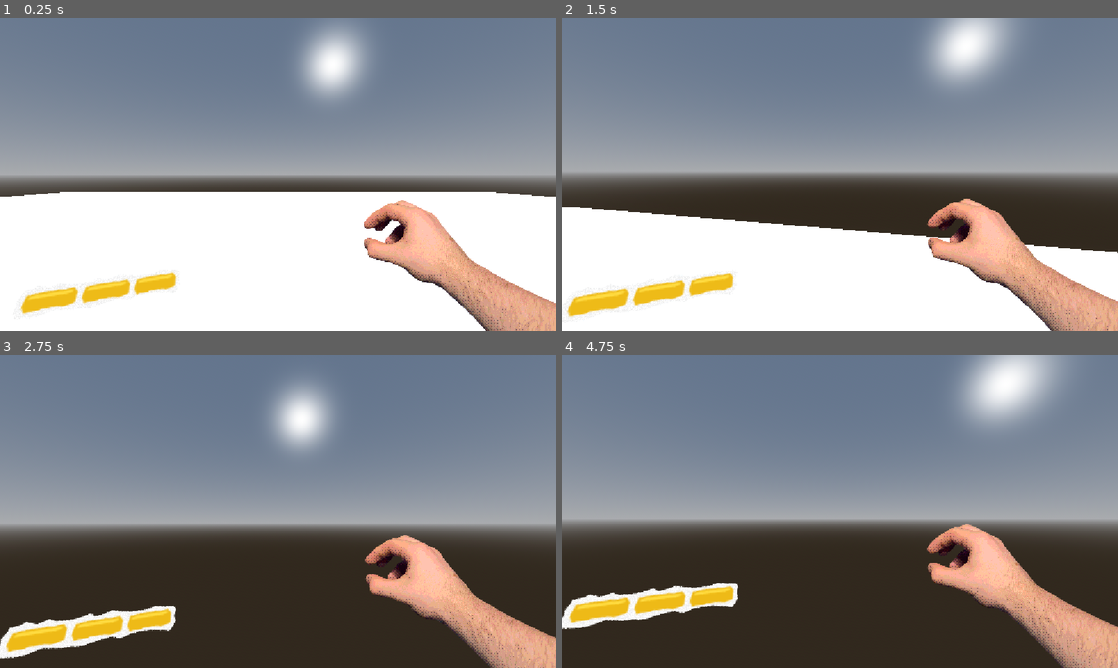
Above: before the commit, frames 1-4 (two rows, left to right).
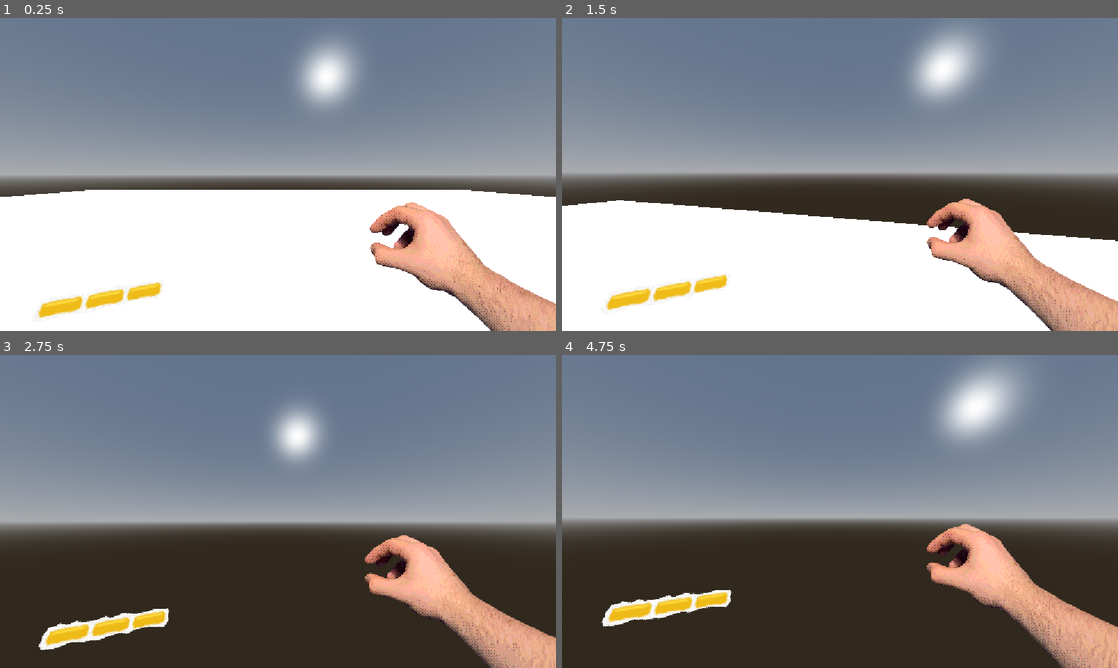
Above: after the commit, the same moments.

Repository: Regonold520/terra-game
Game: Godot game, scene res://main.tscn
Same seed, same stepped clock (60 frames per second), same inputs: the game is played once before the commit and once after it.
Inputs (mouse positions are in pixels of both pictures, inside the frame that each line leads up to):
- Up to frame 1 (0.25 s): no input
- Up to frame 2 (1.5 s): tap Enter (ui_accept) at 0.5 s; move the mouse to (867, 174) at 0.52 s; hold W (Up) from 0.53 s (still down); tap Space (Jump) at 0.6, 0.77, 1.07 s; move the mouse to (812, 174) at 1.27 s; tap Alt at 1.35 s
- Up to frame 3 (2.75 s): keep holding W (Up); tap Space (Jump) at 1.52, 1.55, 1.82, 2.3 s; move the mouse to (289, 505) at 2.02 s; tap Shift at 2.1 s
- Up to frame 4 (4.75 s): keep holding W (Up); move the mouse to (834, 517) at 2.77 s; tap Space (Jump) at 2.85, 3.02, 3.32, 3.77, 3.8, 4.07, 4.52, 4.55 s; move the mouse to (878, 514) at 3.52 s; tap Alt at 3.6 s; move the mouse to (795, 508) at 4.27 s; tap Shift at 4.35 s

The runs differ from the first frame. In frame 1, 6.2% of the frame differs, in the area x 3-100%, y 2-100%; in frame 2, 7.8%, in the area x 0-100%, y 0-100%; in frame 3, 6.2%; in frame 4, 7.3%.

Commit message:
Refactored the UI a bit more, added cool camera FOV and chanegd some accel + movement physics

Diff:
--- a/main.tscn
+++ b/main.tscn
@@ -49,7 +49,7 @@
 script = ExtResource("2_lquwl")
 
 [node name="Sprite3D" type="Sprite3D" parent="Wobbler" unique_id=188801559]
-transform = Transform3D(0.16914468, -0.025822993, 0.055886075, 0, 0.16339995, 0.07550138, -0.061563626, -0.07094809, 0.15354574, -0.705, -0.485, -0.855)
+transform = Transform3D(0.14565235, -0.022236465, 0.048124123, 0, 0.14070551, 0.06501507, -0.053013124, -0.061094183, 0.13221993, -0.8, -0.58, -0.855)
 no_depth_test = true
 texture_filter = 0
 texture = ExtResource("2_h2yge")
@@ -74,7 +74,7 @@
 texture = ExtResource("3_1bvp3")
 
 [node name="Arm" type="Sprite3D" parent="Wobbler" unique_id=484793355]
-transform = Transform3D(0.18, 0, 0, 0, 0.18, 0, 0, 0, 0.18, 1.125, -0.70000005, -1.9)
+transform = Transform3D(0.18, 0, 0, 0, 0.18, 0, 0, 0, 0.18, 1.125, -0.7, -1.575)
 no_depth_test = true
 texture_filter = 0
 texture = ExtResource("4_1bvp3")
@@ -95,6 +95,7 @@
 transform = Transform3D(1, 0, 0, 0, 1, 0, 0, 0, 1, 0, 1.089, 0)
 
 [node name="Camera3D" type="Camera3D" parent="Player/CamPivot" unique_id=592674095]
+fov = 81.4
 
 [node name="StaticBody3D" type="StaticBody3D" parent="." unique_id=950018757]
 transform = Transform3D(1, 0, 0, 0, 1, 0, 0, 0, 1, 0, -0.61359143, 0)
--- a/player.gd
+++ b/player.gd
@@ -7,7 +7,11 @@
 
 @onready var cam = get_viewport().get_camera_3d()
 
-var speed = 17
+var speed = 17.0
+var maxSpeed = 30.0
+var groundAccel = 100.0
+var airAccel = 50.0
+
 var jumpVec = 10
 var wallJumpVec = 14
 
@@ -43,6 +47,8 @@
 var wallJump = true
 var startSlide = false
 
+var normalFOV = 81.4
+var maxFOV = 90.0
 
 func _ready() -> void:
 	Input.set_mouse_mode(Input.MOUSE_MODE_CAPTURED)
@@ -59,7 +65,7 @@
 			twistInput = -event.relative.x * mouseSens
 			pitchInput = -event.relative.y * mouseSens
 
-func camMovement():
+func camMovement(delta):
 	self.rotate_y(twistInput)
 	cam.rotate_x(pitchInput)
 
@@ -68,11 +74,15 @@
 	twistInput = 0
 	pitchInput = 0
 
+
+
 func _physics_process(delta: float) -> void:
-	camMovement()
+	camMovement(delta)
+
+	var accel = groundAccel
 
 	if not is_on_floor():
-
+		accel = airAccel
 
 		if is_on_wall():
 			if get_wall_normal().dot(global_transform.basis.x) > 0:
@@ -97,8 +107,8 @@
 	var inputDir := Input.get_vector("Left", "Right", "Up", "Down")
 	var dir = (transform.basis * Vector3(inputDir.x, 0, inputDir.y)).normalized()
 
-	velocity.x = move_toward(velocity.x, dir.x * speed, 100 * delta)
-	velocity.z = move_toward(velocity.z, dir.z * speed, 100 * delta)
+	velocity.x = move_toward(velocity.x, dir.x * speed, accel * delta)
+	velocity.z = move_toward(velocity.z, dir.z * speed, accel * delta)
 
 	wallCamAngle = lerp(wallCamAngle, float(targetWallCamAngle), delta*5)
 
@@ -109,9 +119,16 @@
 			startSlide = false
 			velocity.y = wallJumpVec
 
-			velocity.x = get_wall_normal().x * 15
-			velocity.z = get_wall_normal().z * 15
+			var wallNormal = get_wall_normal()
+			var wallJumpDir = Vector3(wallNormal.x, 0, wallNormal.z).normalized()
+
+			velocity += (wallJumpDir * 15)
 	else:
 		targetWallCamAngle = 0
 
+	var horizontalSpeed = Vector2(velocity.x, velocity.z).length()
+	var targetFOV = lerp(normalFOV, maxFOV, horizontalSpeed / 30.0)
+
+	cam.fov = lerp(cam.fov, targetFOV, delta * 8.0)
+
 	move_and_slide()
